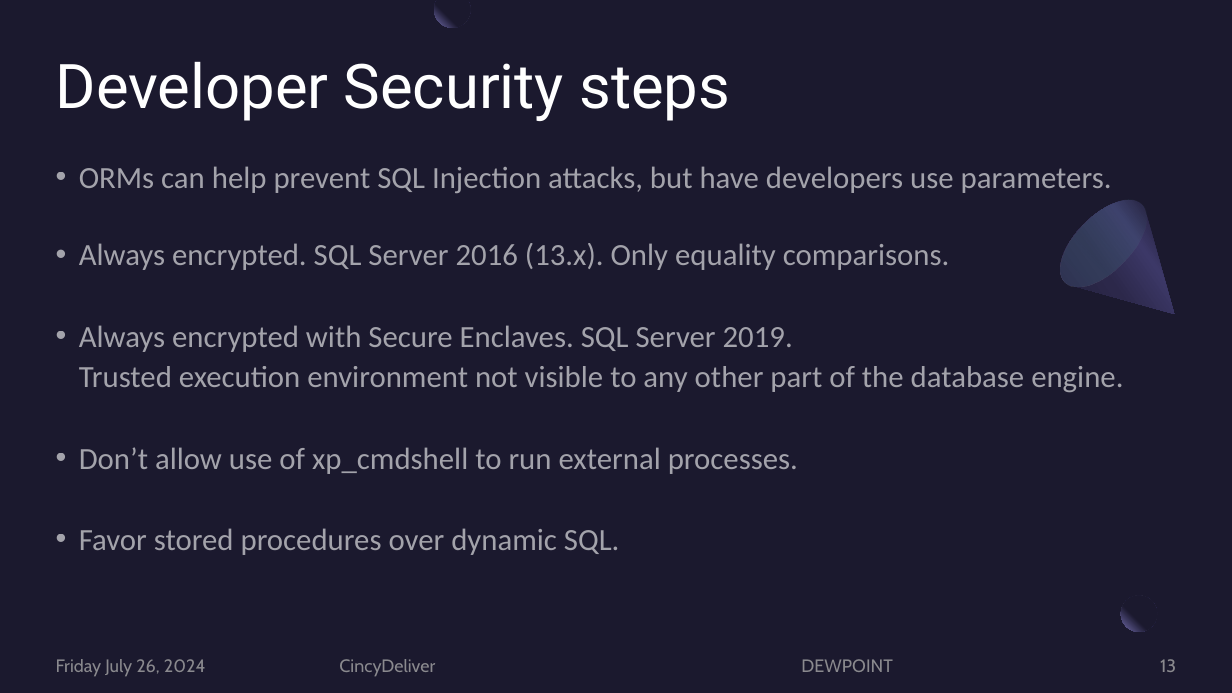
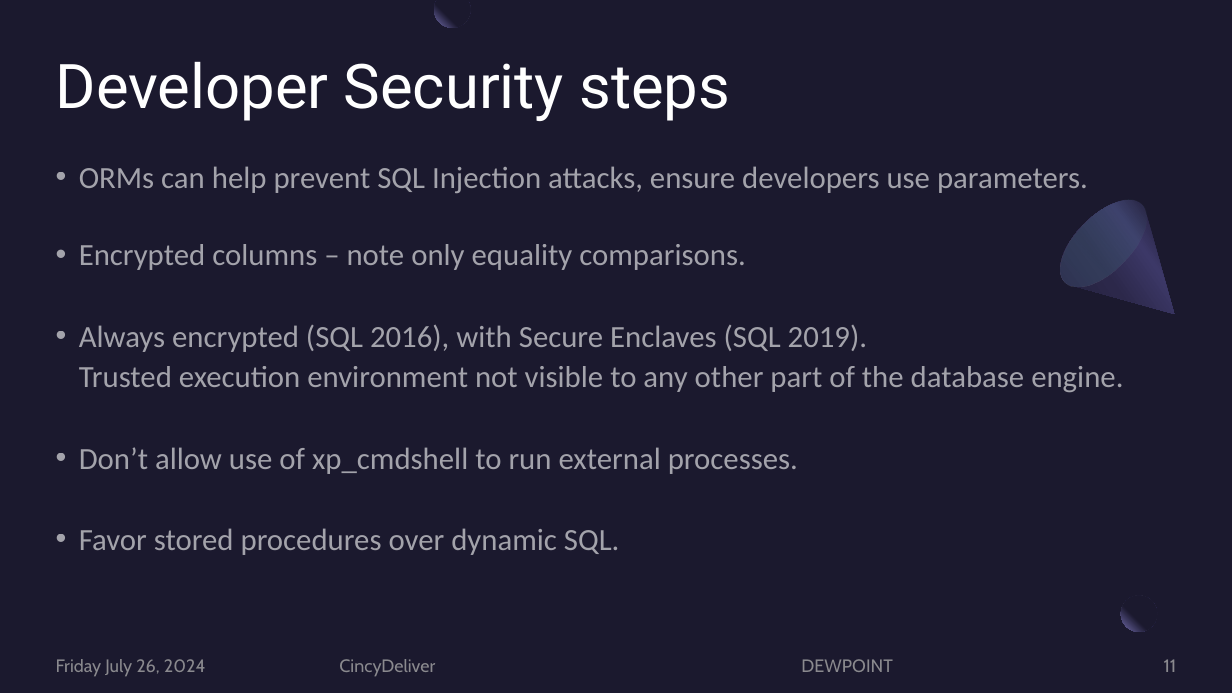
Before and after one commit to JoeKunk/SQL-Server-Security, a slide deck: slide 11 of 2024-07-26 CincyDeliver/2024-07 SQL Server SecurityTech CincyDeliver Version.pptx (slide 13 before the commit). Drawn at 1232x693 pixels with LibreOffice and Linux fonts; fonts in the diff are those of the drawing. Boxes give left, top, right and bottom in pixels: in the first picture for what was removed or moved away, otherwise in the second. Text is boxed around its words. In the diff, an @@ line names an element or a change of style, - is before the commit and + after.

```diff
--- a/2024-07-26 CincyDeliver/2024-07 SQL Server SecurityTech CincyDeliver Version.pptx
+++ b/2024-07-26 CincyDeliver/2024-07 SQL Server SecurityTech CincyDeliver Version.pptx
@@ text at [79,166,1123,392]: text changed @@
-• ORMs can help prevent SQL Injection attacks, but have developers use parameters.
-• Always encrypted. SQL Server 2016 (13.x). Only equality comparisons.
-• Always encrypted with Secure Enclaves. SQL Server 2019.
-  Trusted execution environment not visible to any other part of the database engine.
+• ORMs can help prevent SQL Injection attacks, ensure developers use parameters.
+• Encrypted columns – note only equality comparisons.
+• Always encrypted (SQL 2016), with Secure Enclaves (SQL 2019).
+  Trusted execution environment not visible to any other part of the database engine.
@@ page number at [1164,659,1177,672]: text changed @@
-13
+11
```
Also in this commit, not shown: 5 other slides changed, 2 slides removed, 5 other files.
